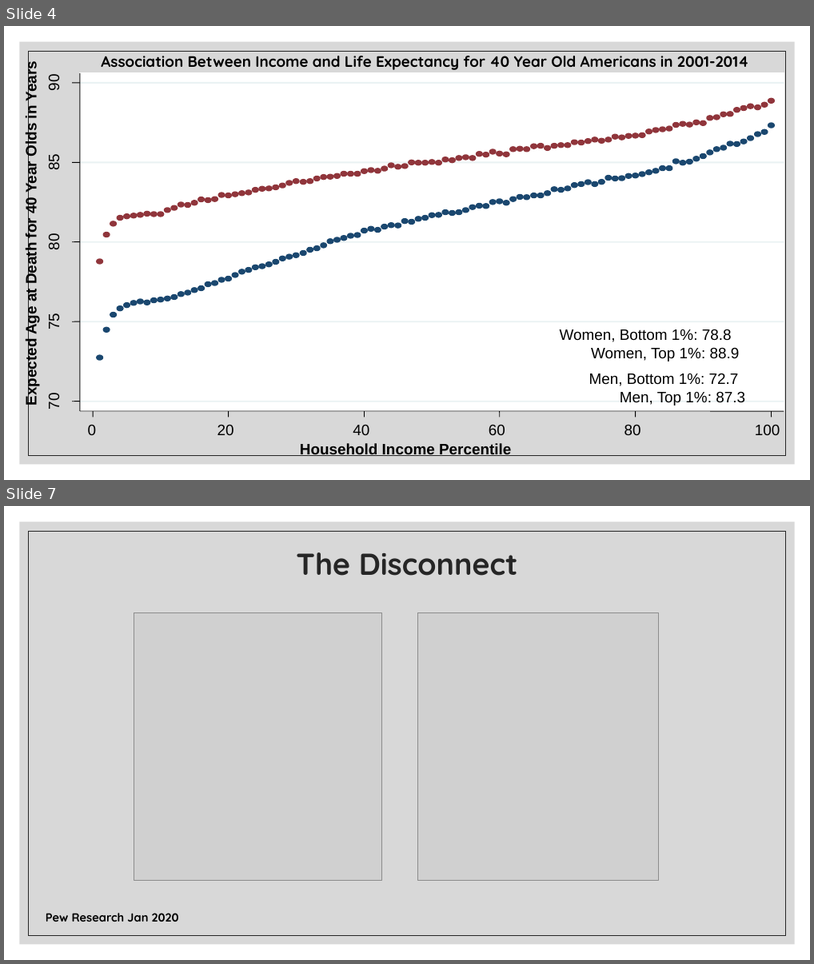
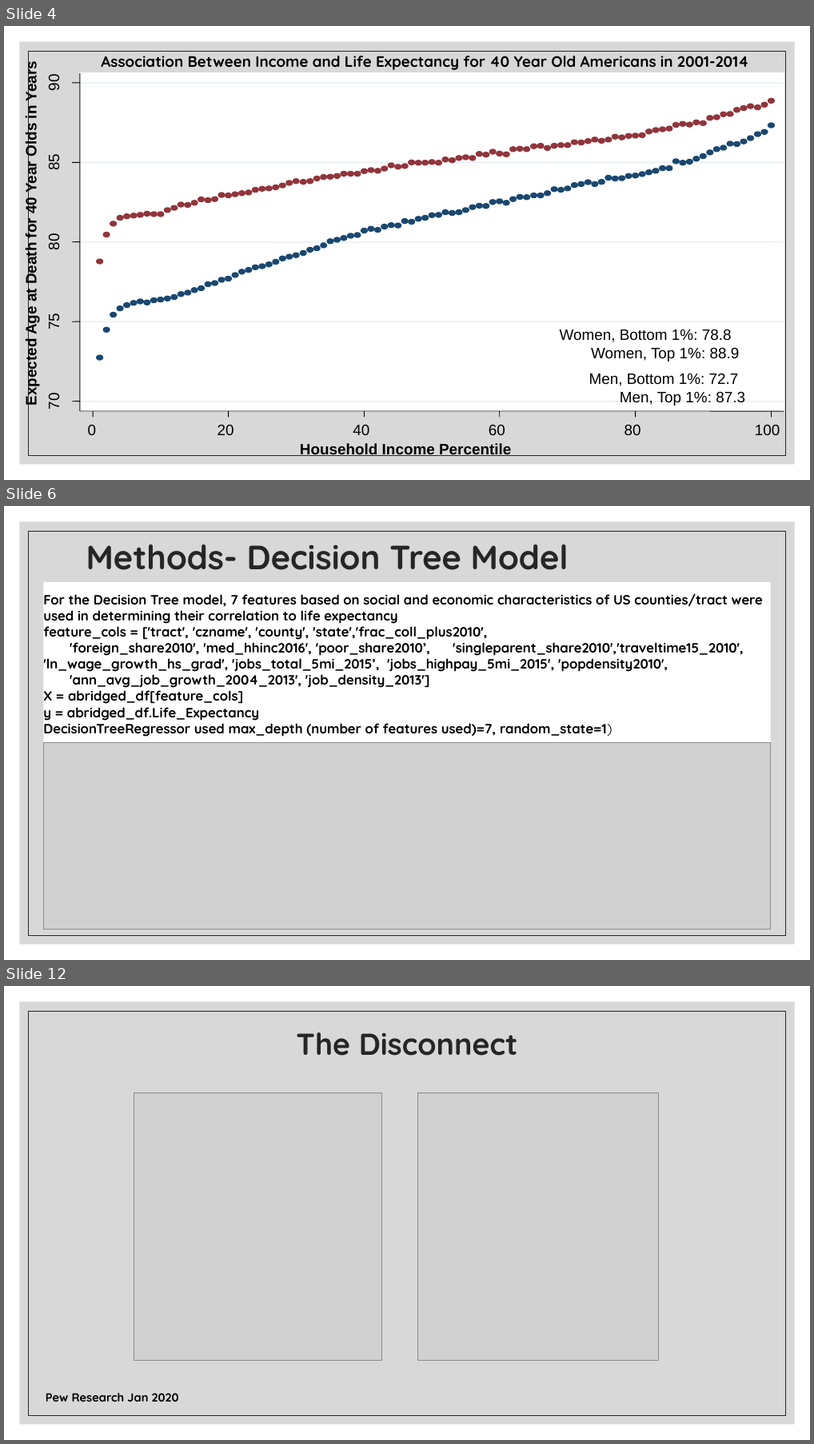
Before and after one commit to sammycho22383/Research_Project_Inequality, a slide deck: SCho Project on Economic Inequality.pptx. Shown one above the other, each under a label of ours: slides 4 and 7 before the commit, slides 4, 6 and 12 after it; the slides between them are not shown. The pictures are 814x964 and 814x1444 pixels, drawn with LibreOffice and Linux fonts; fonts in the diff are those of the drawing; grey boxes stand for pictures. Boxes give left, top, right and bottom in pixels: in the first picture for what was removed or moved away, otherwise in the second. Text is boxed around its words. In the diff, an @@ line names an element or a change of style, - is before the commit and + after.

```diff
--- a/SCho Project on Economic Inequality.pptx
+++ b/SCho Project on Economic Inequality.pptx
@@ slide 6 added at (4, 506, 810, 960), background #FFFFFF; not listed: 2 template elements that a slide beside it also shows @@
@@ title added at (86, 544, 569, 570), 40 pt, text #262626, bold @@
+Methods- Decision Tree Model
@@ rectangle added at (43, 582, 771, 745), fill #FFFFFF, 16 pt, text #000000, bold @@
+For the Decision Tree model, 7 features based on social and economic characteristics of US counties/tract were used in determining their correlation to life expectancy
+feature_cols = ['tract', 'czname', 'county', 'state','frac_coll_plus2010',
+'foreign_share2010', 'med_hhinc2016', 'poor_share2010’, 'singleparent_share2010','traveltime15_2010', 'ln_wage_growth_hs_grad', 'jobs_total_5mi_2015’, 'jobs_highpay_5mi_2015', 'popdensity2010',
+'ann_avg_job_growth_2004_2013', 'job_density_2013']
+X = abridged_df[feature_cols]
+y = abridged_df.Life_Expectancy
+DecisionTreeRegressor used max_depth (number of features used)=7, random_state=1)
@@ picture added at (43, 743, 771, 929) @@
@@ what was slide 7 is now slide 12 @@
```
Also in this commit, not shown: 2 slides changed, 4 other slides added, 1 other file.
